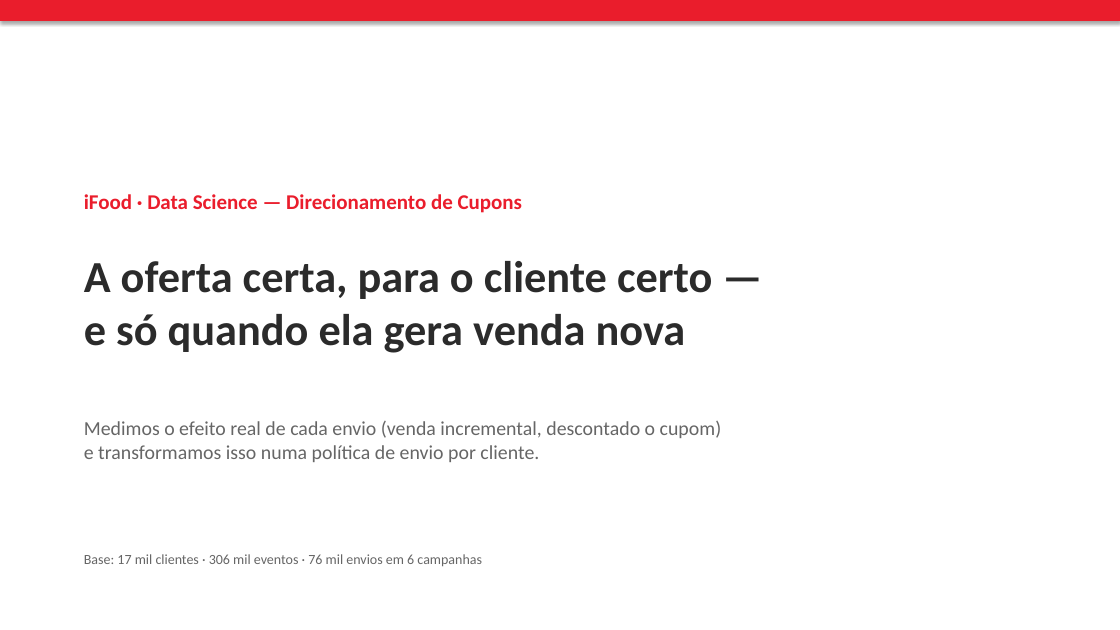
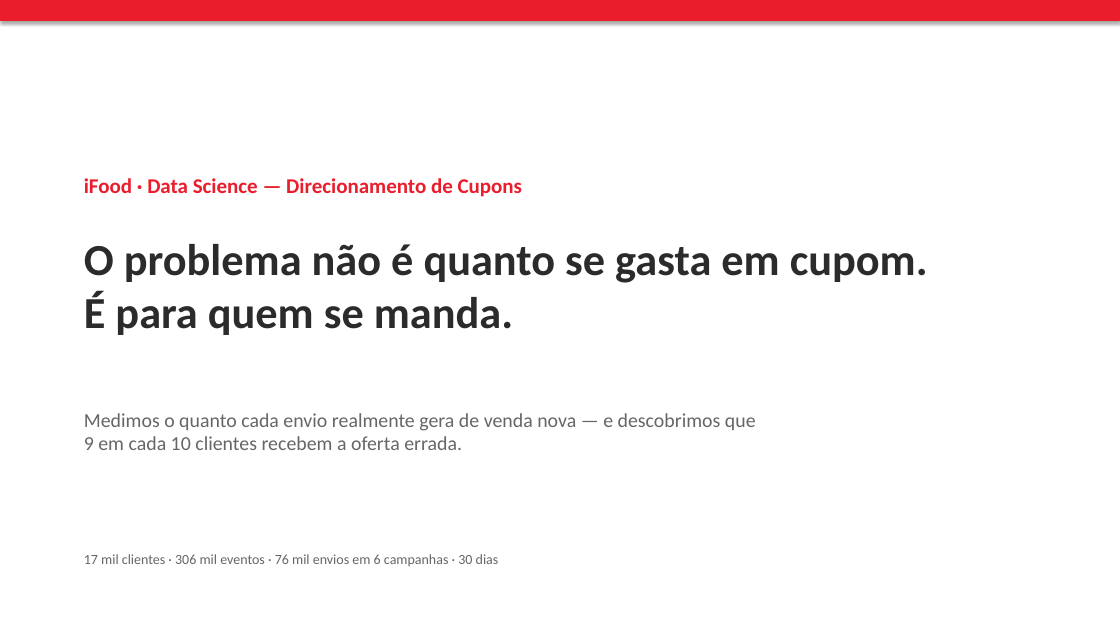
Before and after one commit to velosomn/ifood-case, a slide deck: slide 1 of presentation/ifood_case.pptx. Drawn at 1120x630 pixels with LibreOffice and Linux fonts; fonts in the diff are those of the drawing. Boxes give left, top, right and bottom in pixels: in the first picture for what was removed or moved away, otherwise in the second. Text is boxed around its words. In the diff, an @@ line names an element or a change of style, - is before the commit and + after.

```diff
--- a/presentation/ifood_case.pptx
+++ b/presentation/ifood_case.pptx
@@ text "iFood · Data Science — ...": place and size @@
-text "iFood · Data Science — ..." at (84,194,523,213)
+text "iFood · Data Science — ..." at (84,178,523,197)
@@ text at (84,244,928,335): text changed @@
-A oferta certa, para o cliente certo —
-e só quando ela gera venda nova
+O problema não é quanto se gasta em cupom.
+É para quem se manda.
@@ text at (84,413,756,450): text changed @@
-Medimos o efeito real de cada envio (venda incremental, descontado o cupom)
-e transformamos isso numa política de envio por cliente.
+Medimos o quanto cada envio realmente gera de venda nova — e descobrimos que
+9 em cada 10 clientes recebem a oferta errada.
@@ text at (84,554,499,566): text changed @@
-Base: 17 mil clientes · 306 mil eventos · 76 mil envios em 6 campanhas
+17 mil clientes · 306 mil eventos · 76 mil envios em 6 campanhas · 30 dias
```
Also in this commit, not shown: 3 other slides changed, 1 slide added, 1 slide removed, 4 other files.
